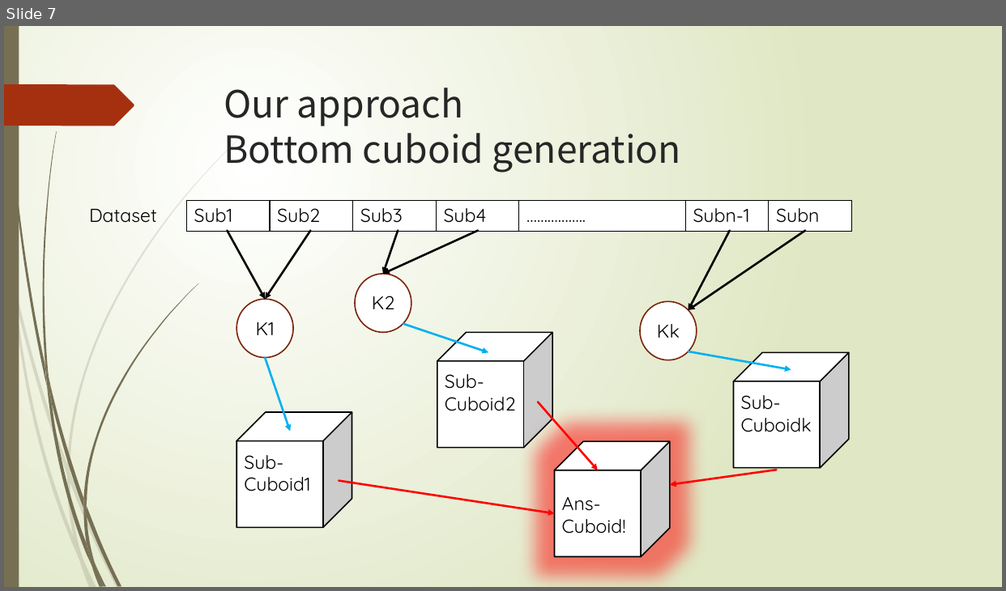
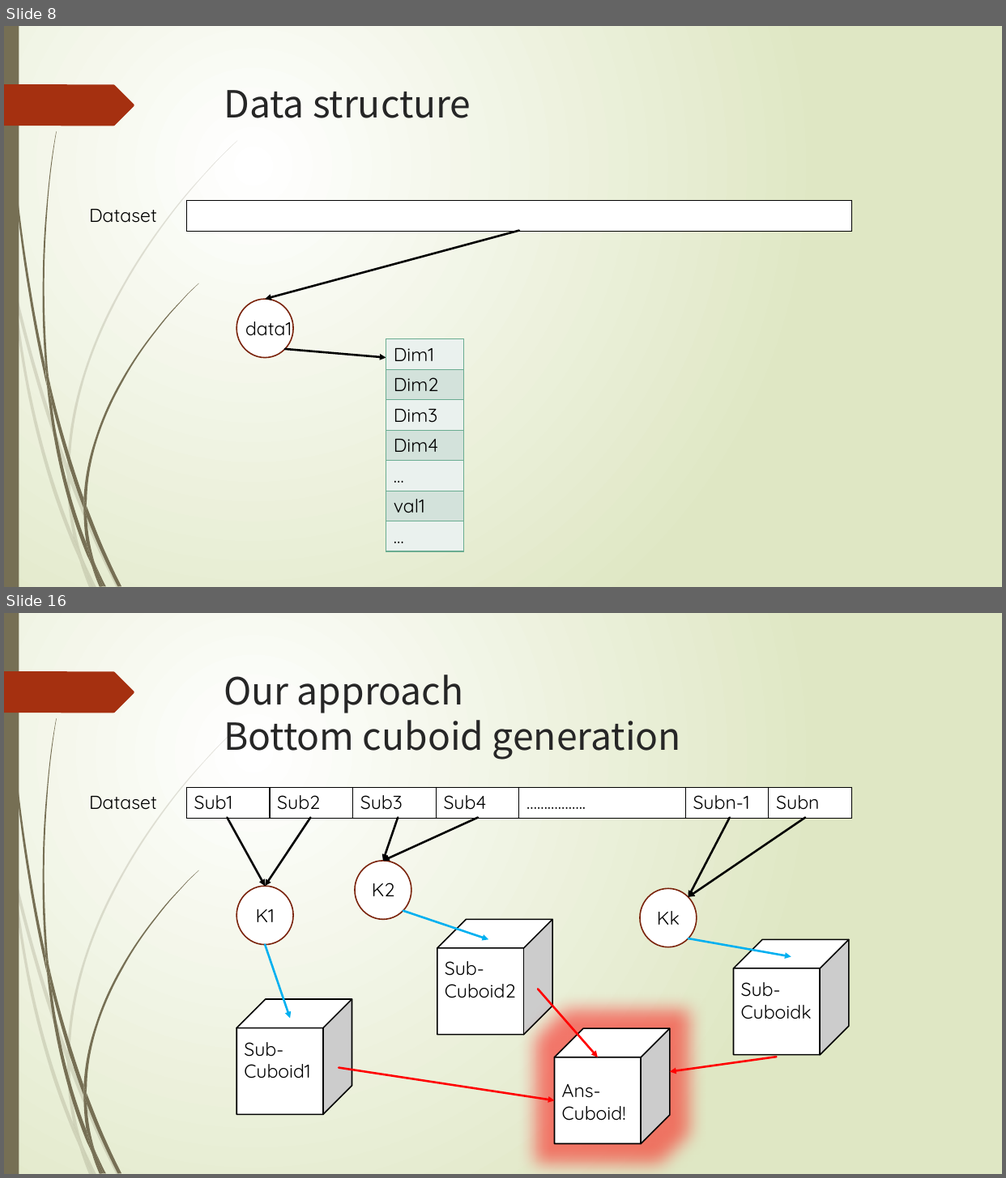
Before and after one commit to thoh-testarossa/Mirage-docs, a slide deck: thoh/gradurate_thesis/答辩.pptx. Shown one above the other, each under a label of ours: slide 7 before the commit, slides 8 and 16 after it; the slides between them are not shown. The pictures are 1006x591 and 1006x1178 pixels, drawn with LibreOffice and Linux fonts; fonts in the diff are those of the drawing. Boxes give left, top, right and bottom in pixels: in the first picture for what was removed or moved away, otherwise in the second. Text is boxed around its words. In the diff, an @@ line names an element or a change of style, - is before the commit and + after.

```diff
--- a/thoh/gradurate_thesis/答辩.pptx
+++ b/thoh/gradurate_thesis/答辩.pptx
@@ slide 8 added at <box>4,26,1002,587</box>, background gradient #FFFFFF to #DFE8C4; not listed: 24 template elements that a slide beside it also shows @@
@@ title added at <box>224,90,471,118</box>, 36 pt, text #262626 @@
+Data structure
@@ text added at <box>89,209,157,223</box>, 18 pt, text #000000 @@
+Dataset
@@ table added at <box>187,200,852,231</box>, 1 rows, 1 columns @@
+
@@ arrow added from (519, 230) to (266, 299), #000000 2 pt @@
@@ ellipse added at <box>236,299,294,357</box>, fill #FFFFFF, outline #7A240C 1.25 pt @@
@@ text added at <box>245,316,292,340</box>, 18 pt, text #000000 @@
+data1
@@ table added at <box>386,339,463,552</box>, 7 rows, 1 columns @@
+Dim1
+Dim2
+Dim3
+Dim4
+…
+val1
+…
@@ arrow added from (285, 349) to (386, 357), #000000 2 pt @@
@@ what was slide 7 is now slide 16 @@
```
Also in this commit, not shown: 6 slides changed, 12 other slides added, 3 slides removed, 16 other files.
